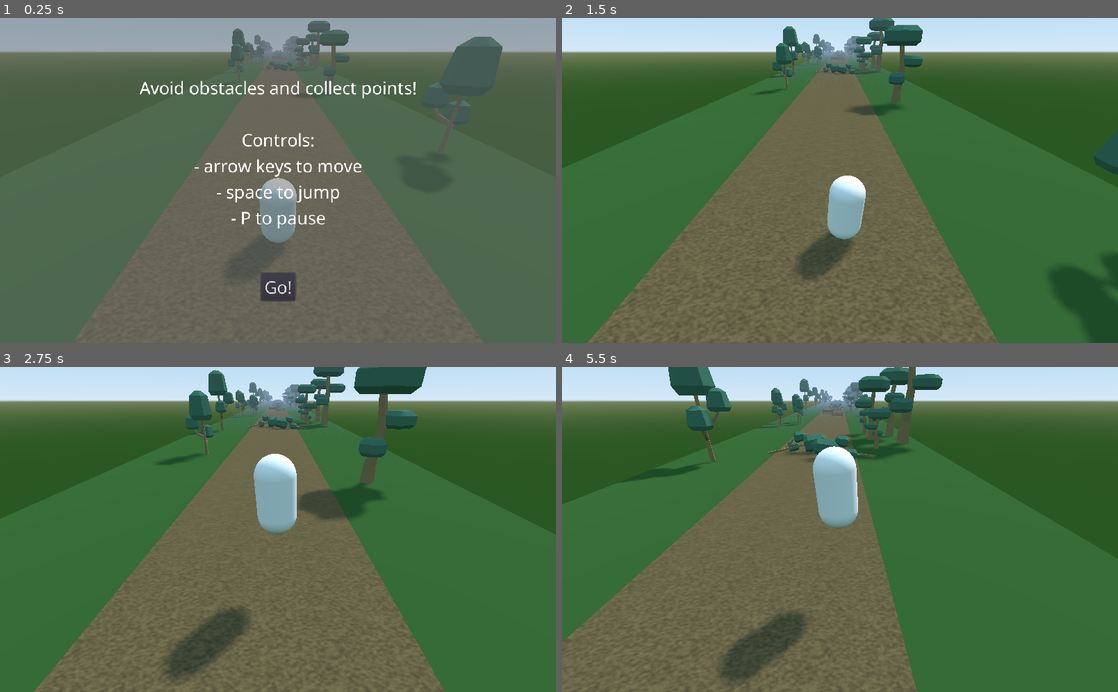
Above: before the commit, frames 1-4 (two rows, left to right).
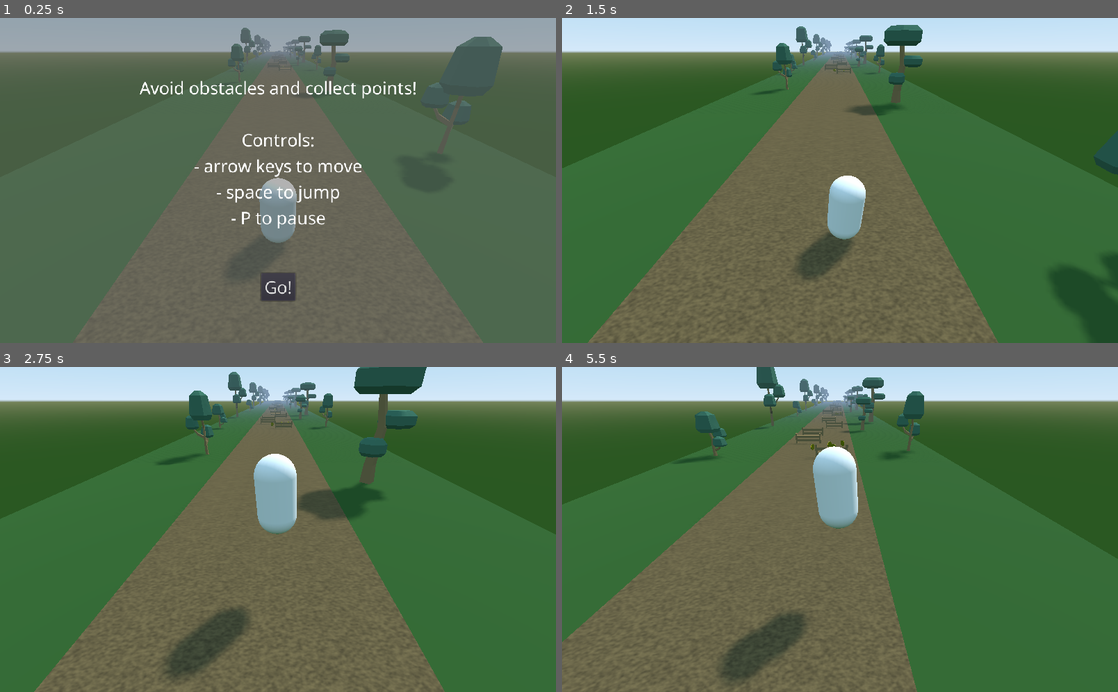
Above: after the commit, the same moments.

Repository: SPuntte/aitajuoksu-training
Game: Godot game, scene res://Main.tscn
The game is run twice, just before and just after one commit, with the same random seed, the same clock (stepped at 60 frames per second) and the same inputs.
Inputs:
- Up to frame 1 (0.25 s): no input
- Up to frame 2 (1.5 s): click "Go!" at 0.5 s; hold Right (move_right) from 1.28 s (still down)
- Up to frame 3 (2.75 s): tap Space (jump) at 1.52, 2.27 s; release Right (move_right) at 2.03 s; hold Left (move_left) from 2.03 s (still down)
- Up to frame 4 (5.5 s): release Left (move_left) at 2.78 s; hold Right (move_right) 2.78-4.28 s; tap Space (jump) at 3.77, 4.52, 5.27 s; hold Left (move_left) from 4.28 s (still down)

The runs differ from the first frame. In frame 1, 0.6% of the frame differs, in the area x 41-60%, y 0-17%; in frame 2, 1.1%; in frame 3, 1.8%; in frame 4, 5.3%, in the area x 10-69%, y 0-36%.

Commit message:
Add collectible coins

Diff:
--- /dev/null
+++ b/Coin.gd
@@ -0,0 +1,13 @@
+extends Area
+
+var rotation_speed: float = 300.0 * rand_range(0.8, 1.2)
+
+onready var coin_mesh: MeshInstance = $MeshInstance
+
+func _process(delta):
+	coin_mesh.rotation_degrees.y += rotation_speed * delta
+
+
+func _on_Coin_body_entered(body):
+	if body is Player:
+		queue_free()
--- /dev/null
+++ b/Coin.tscn
@@ -0,0 +1,32 @@
+[gd_scene load_steps=5 format=2]
+
+[ext_resource path="res://Coin.gd" type="Script" id=1]
+
+[sub_resource type="CylinderMesh" id=1]
+top_radius = 0.3
+bottom_radius = 0.3
+height = 0.05
+rings = 0
+
+[sub_resource type="SpatialMaterial" id=2]
+albedo_color = Color( 1, 0.819608, 0, 1 )
+metallic = 0.9
+roughness = 0.1
+
+[sub_resource type="SphereShape" id=3]
+radius = 0.3
+
+[node name="Coin" type="Area"]
+collision_layer = 4
+script = ExtResource( 1 )
+
+[node name="MeshInstance" type="MeshInstance" parent="."]
+transform = Transform( 1, 0, 0, 0, -4.37114e-08, 1, 0, -1, -4.37114e-08, 0, 0.4, 0 )
+mesh = SubResource( 1 )
+material/0 = SubResource( 2 )
+
+[node name="CollisionShape" type="CollisionShape" parent="."]
+transform = Transform( 1, 0, 0, 0, 1, 0, 0, 0, 1, 0, 0.4, 0 )
+shape = SubResource( 3 )
+
+[connection signal="body_entered" from="." to="." method="_on_Coin_body_entered"]
--- a/Main.gd
+++ b/Main.gd
@@ -8,8 +8,8 @@
 var initial_road_count: int = 5
 var road_scenes = [
 	load("res://Road1.tscn"),
-	load("res://Road2.tscn"),
-	load("res://Road3.tscn"),
+	#load("res://Road2.tscn"),
+	#load("res://Road3.tscn"),
 ]
 
 # References to nodes
--- a/Player.gd
+++ b/Player.gd
@@ -1,3 +1,4 @@
+class_name Player
 extends KinematicBody
 
 signal obstacle_hit
--- a/Road1.tscn
+++ b/Road1.tscn
@@ -1,9 +1,10 @@
-[gd_scene load_steps=5 format=2]
+[gd_scene load_steps=6 format=2]
 
 [ext_resource path="res://RoadBase.tscn" type="PackedScene" id=1]
 [ext_resource path="res://assets/Tree_2.obj" type="ArrayMesh" id=2]
 [ext_resource path="res://assets/Tree_1.obj" type="ArrayMesh" id=3]
 [ext_resource path="res://Hurdle.tscn" type="PackedScene" id=4]
+[ext_resource path="res://Coin.tscn" type="PackedScene" id=5]
 
 [node name="Road1" instance=ExtResource( 1 )]
 
@@ -21,6 +22,18 @@
 
 [node name="Hurdle5" parent="Grass/Sand/Obstacles" index="4" instance=ExtResource( 4 )]
 transform = Transform( 1, 0, 0, 0, 1, 0, 0, 0, 1, 0, 0.6, -3.837 )
+
+[node name="Coin" parent="Grass/Sand/Obstacles" index="5" instance=ExtResource( 5 )]
+transform = Transform( 1, 0, 0, 0, 1, 0, 0, 0, 1, 1.83497, 0.6, 15.8705 )
+
+[node name="Coin2" parent="Grass/Sand/Obstacles" index="6" instance=ExtResource( 5 )]
+transform = Transform( 1, 0, 0, 0, 1, 0, 0, 0, 1, 2.7726, 0.6, 13.6647 )
+
+[node name="Coin3" parent="Grass/Sand/Obstacles" index="7" instance=ExtResource( 5 )]
+transform = Transform( 1, 0, 0, 0, 1, 0, 0, 0, 1, -0.325672, 0.6, 15.8705 )
+
+[node name="Coin4" parent="Grass/Sand/Obstacles" index="8" instance=ExtResource( 5 )]
+transform = Transform( 1, 0, 0, 0, 1, 0, 0, 0, 1, 1.36761, 0.6, 14.4057 )
 
 [node name="Tree_1" type="MeshInstance" parent="Grass/Trees" index="0"]
 transform = Transform( -1.64684, 0, -0.526778, 0, 1.72904, 0, 0.526778, 0, -1.64684, -8.12321, 0.410612, -10.3002 )
--- a/project.godot
+++ b/project.godot
@@ -9,12 +9,18 @@
 config_version=4
 
 _global_script_classes=[ {
+"base": "KinematicBody",
+"class": "Player",
+"language": "GDScript",
+"path": "res://Player.gd"
+}, {
 "base": "Spatial",
 "class": "RoadBase",
 "language": "GDScript",
 "path": "res://RoadBase.gd"
 } ]
 _global_script_class_icons={
+"Player": "",
 "RoadBase": ""
 }
 
